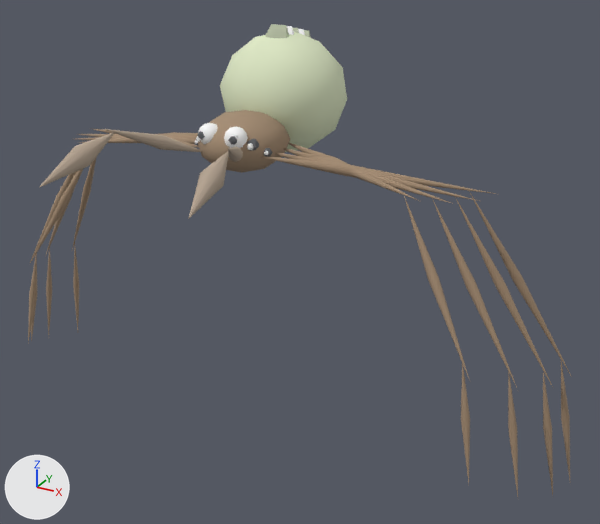
A saved change to the glTF model web-forest/public/model/species/argiope-catenulata.glb.
Before and after are seen from a camera (50 mm lens) standing at (0.88, -1.464, 0.758) and looking at (0.12, -0.084, 0.068). The lights are fixed; the arrows at lower left show +X, +Y and +Z. The first picture is the older version. Where no turn or scale is listed for an object, it has been applied to the vertices. Vertices at exactly the same position are counted once.

Names of what the first picture shows: 'abdomen', 'cephalothorax', 'leg0-l0', 'leg0-r0', 'leg1-l0', 'leg2-l0', 'leg3-l0', 'leg3-r0', 'palp-l1', 'palp-r0', 'palp-r1' and 7 more.
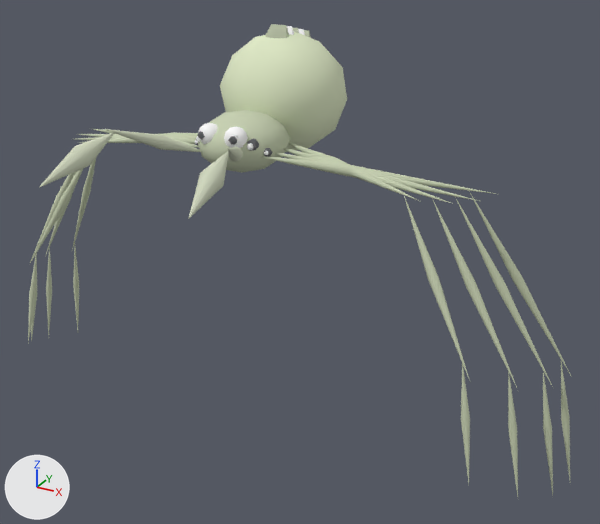
The change, as a list of edits to the scene's bpy script:
```text
Change me_mesh_0:
    where me_mesh_0.from_pydata(...)  # 42 vertices, 80 faces; spans x -0.088..0.088, y -0.106..0.106, z -0.06..0.06
    used by ob_cephalothorax; location = (0.0, -0.095, 0.312); rotation_euler = (-0.0199, 0.0, 0.0), in degrees (-1.1, 0, 0)
    me_mesh_0 part 1: 80 faces centred in x -0.078..0.078, y -0.094..0.094, z -0.054..0.054 are repainted in the vertex colours; the middle colour goes from beige #a48c73 to pale green #c7d0b2
Change me_mesh_3:
    where me_mesh_3.from_pydata(...)  # 36 vertices, 60 faces; spans x 0.0..0.644, y 0.0..0.227, z -0.698..0.0
    used by ob_leg0_l0; location = (0.048, -0.154, 0.304)
    me_mesh_3 part 2: 60 faces centred in x 0.117..0.63, y 0.033..0.224, z -0.584..-0.007 are repainted in the vertex colours; the middle colour goes from beige #a48c73 to pale green #c7d0b2
Change me_mesh_5:
    where me_mesh_5.from_pydata(...)  # 36 vertices, 60 faces; spans x 0.0..0.631, y 0.0..0.069, z -0.649..0.0
    used by ob_leg1_l0; location = (0.048, -0.111, 0.303)
    me_mesh_5 part 3: 60 faces centred in x 0.116..0.616, y 0.005..0.067, z -0.543..-0.006 are repainted in the vertex colours; the middle colour goes from beige #a48c73 to pale green #c7d0b2
Change me_mesh_7:
    where me_mesh_7.from_pydata(...)  # 36 vertices, 60 faces; spans x 0.0..0.583, y -0.082..0.0, z -0.596..0.0
    used by ob_leg2_l0; location = (0.048, -0.069, 0.303)
    me_mesh_7 part 4: 60 faces centred in x 0.107..0.57, y -0.082..-0.005, z -0.499..-0.004 are repainted in the vertex colours; the middle colour goes from beige #a48c73 to pale green #c7d0b2
Change me_mesh_9:
    where me_mesh_9.from_pydata(...)  # 36 vertices, 60 faces; spans x 0.0..0.507, y -0.2..0.0, z -0.541..0.0
    used by ob_leg3_l0; location = (0.048, -0.027, 0.302)
    me_mesh_9 part 5: 60 faces centred in x 0.092..0.497, y -0.195..-0.025, z -0.453..-0.002 are repainted in the vertex colours; the middle colour goes from beige #a48c73 to pale green #c7d0b2
Change me_mesh_10:
    where me_mesh_10.from_pydata(...)  # 36 vertices, 60 faces; spans x -0.507..0.0, y -0.2..0.0, z -0.541..0.0
    used by ob_leg3_r0; location = (-0.048, -0.027, 0.302)
    me_mesh_10 part 6: 60 faces centred in x -0.497..-0.092, y -0.195..-0.025, z -0.453..-0.002 are repainted in the vertex colours; the middle colour goes from beige #a48c73 to pale green #c7d0b2
Change me_mesh_12:
    where me_mesh_12.from_pydata(...)  # 12 vertices, 20 faces; spans x -0.021..0.021, y -0.02..0.02, z 0.0..0.182
    used by ob_palp_l1; parent = ob_palp_l0; location = (0.0, 0.0, 0.196); rotation_euler = (0.6, 0.5, 0.0), in degrees (34, 29, 0)
    me_mesh_12 part 7: 20 faces centred in x -0.013..0.013, y -0.014..0.014, z 0.055..0.116 are repainted in the vertex colours; the middle colour goes from beige #b4a391 to pale green #d0d7be
```

Location of each change, (x1, y1, x2, y2) in pixels of the pictures (600 x 524 px):
part 1 of me_mesh_0, recoloured (beige to pale green): (198, 110, 290, 173) in both
part 2 of me_mesh_3, recoloured: (261, 156, 572, 480) in both
part 3 of me_mesh_5, recoloured: (276, 152, 553, 494) in both
part 4 of me_mesh_7, recoloured: (284, 148, 518, 497) in both
part 5 of me_mesh_9, recoloured: (289, 143, 470, 483) in both
part 6 of me_mesh_10, recoloured: (28, 132, 198, 342) in both
part 7 of me_mesh_12, recoloured: (40, 132, 229, 219) in both
